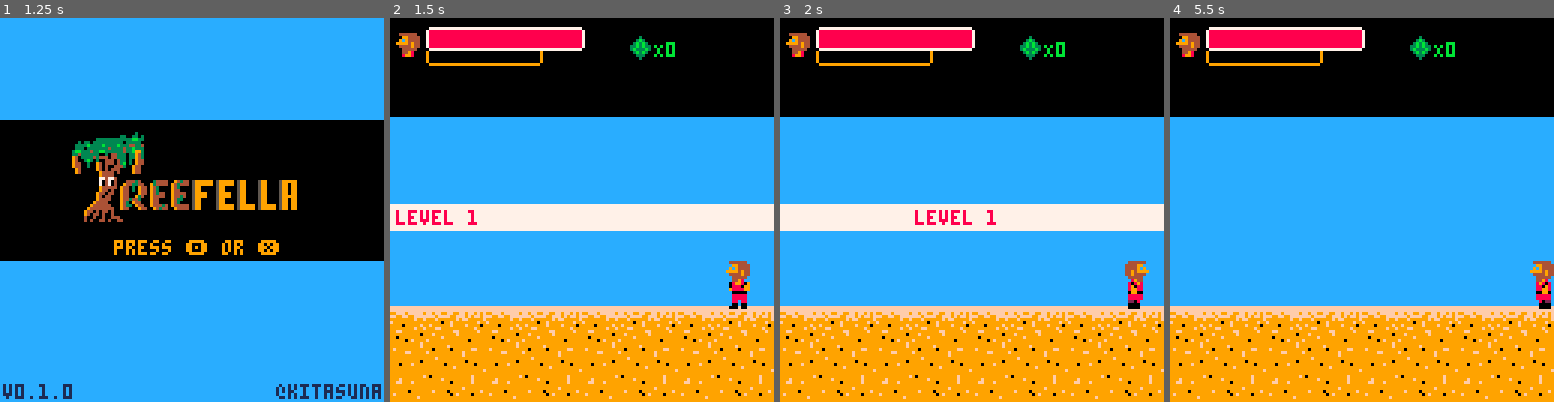
Above: before the commit, frames 1-4 (left to right).
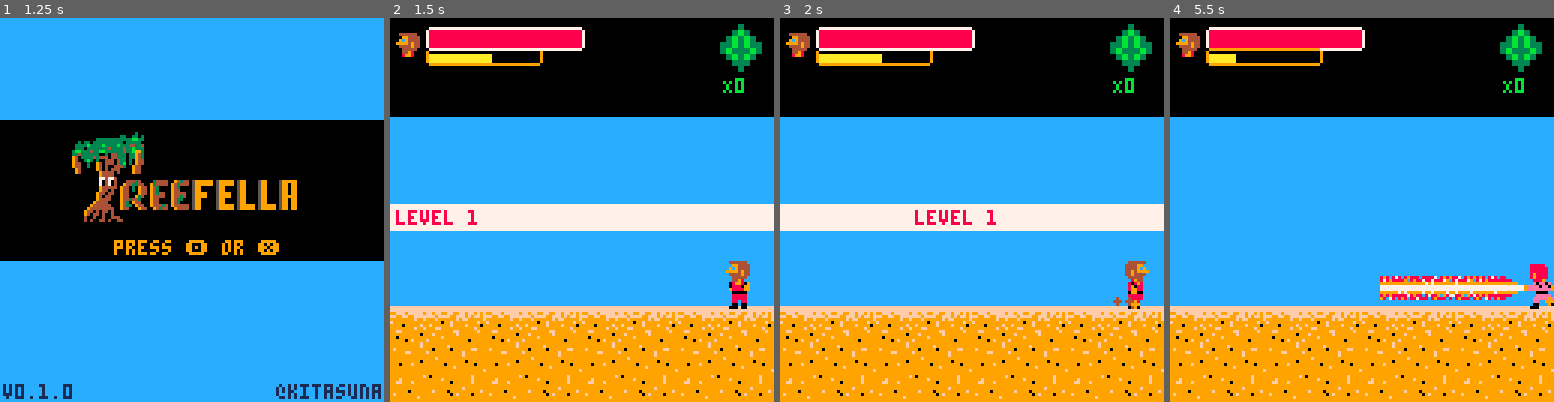
Above: after the commit, the same moments.

Repository: radicalslice/kfu-01
Game: PICO-8 cartridge main.p8
Same seed, same stepped clock (60 frames per second), same inputs: the game is played once before the commit and once after it.
Inputs:
- Up to frame 1 (1.25 s): tap X (X key) at 0.33, 1.07 s; tap O (Z key) at 0.7 s
- Up to frame 2 (1.5 s): no input
- Up to frame 3 (2 s): hold Right from 1.6 s (still down); tap O (Z key) at 1.7 s; tap X (X key) at 1.85 s
- Up to frame 4 (5.5 s): release Right at 2.1 s; tap O (Z key) every 0.4 s from 2.1 to 5.3 s; hold Up 2.15-2.42 s; hold Right 2.47-3.03 s; tap X (X key) at 2.97, 4.08, 5.2 s; hold Left 3.08-3.58 s; hold Down 3.63-3.97 s; hold Right 4.02-4.68 s; hold Up 4.73-5.03 s; hold Left from 5.08 s (still down)

Frame 1 is identical in both runs. In frame 2, 1.6% of the frame differs, in the area x 10-97%, y 1-20%; in frame 3, 1.7%; in frame 4, 4.3%, in the area x 10-100%, y 1-76%.

Commit message:
Add level 3

Diff:
--- a/baddie.lua
+++ b/baddie.lua
@@ -5,6 +5,11 @@
   apple = {114,115,116},
   boss = {79,79,95,111,127,104}
 }
+
+boss_healths = {2,3,5}
+boss_state_ttl = {1, 0.5, 0.3}
+boss_throw_thresh = {0.95, 0.5, 0.3}
+baddie_speed = {1.4, 1.4, 2}
 bmgr = {
   baddies = {},
   bits = {},
@@ -23,7 +28,8 @@
       y,
       (direction == 0 and 8 or -8) + (rnd(2) - 1),
       -3 + (rnd(2) - 1),
-      direction)
+      direction,
+      typ)
       )
     end)
   end,
@@ -90,13 +96,8 @@
     return count
   end,
 
-  -- return number of colliding baddies
   player_boss_collision = function(bm,playerbb,x_offset)
-    if bm.boss == nil then
-      return false
-    end
-
-    if bm.boss.state == "dead" then
+    if bm.boss:can_collide() != true then
       return false
     end
 
@@ -107,11 +108,7 @@
     return false
   end,
   player_boss_buffer_collision = function(bm,playerbb,x_offset)
-    if bm.boss == nil then
-      return false
-    end
-
-    if bm.boss.state == "dead" then
+    if bm.boss:can_collide() != true then
       return false
     end
 
@@ -120,12 +117,7 @@
       local should_back_up = rnd()
       local dist_to_edge = abs(bm.boss:getDrawX(x_offset) - (bm.boss.direction == 0 and 120 or 0))
       if should_back_up > 0.92 and dist_to_edge >= 16 then
-        bm.boss.state = "walk"
-        bm.boss.state_t = 0.5
-        bm.boss.frames_current = bm.boss.frames.walk
-        bm.boss.frame_index = 1
-        bm.boss.since_last_state = 0
-        bm.boss.vx = (bm.boss.direction == 0) and 1 or -1
+        bm.boss:change_state("walk")
       end
     end
   end,
@@ -157,11 +149,7 @@
   end,
 
   boss_combat_collision = function(bm,atkbb,x_offset)
-    if bm.boss == nil then
-      return false
-    elseif bm.boss.state == "dead" then
-      return false
-    elseif bm.boss.invincible > 0 then
+    if bm.boss:can_collide() != true then
       return false
     end
 
@@ -180,15 +168,11 @@
       if bm.boss.health <= 0 then
         bm.boss.state = "dead"
         sfx(3)
-        foreach(baddie_bits.boss, function(bit)
-          add(bm.bits, new_bit(bit,
+        bm:add_bits(
+            "boss",
             bossbb[1],
             bossbb[2],
-            (bm.boss.direction == 0 and 2 or -2) + (rnd(1) - 1),
-            -3 + (rnd(2) - 1),
-            bm.boss.direction)
-          )
-        end
+            bm.boss.direction
         )
         return true
       end
@@ -214,10 +198,6 @@
     end
     )
   end,
-
-  spawn_boss = function(bmgr, direction, start_x, difficulty)
-    bmgr.boss = new_boss(direction, start_x, difficulty)
-  end,
 }
 
 function new_basic_baddie(direction, height, width, x, y, frames, frame_wait)
@@ -225,7 +205,7 @@
     direction = direction,
     x = x,
     y = y,
-    vx = direction == 0 and -1.4 or 1.4,
+    vx = direction == 0 and -(baddie_speed[level_index]) or baddie_speed[level_index],
     height = height,
     width = width,
     frames_walk = frames,
@@ -277,7 +257,7 @@
 end
 
 function new_flower(direction, start_x)
-  local baddie = new_basic_baddie(direction, 1, 1, start_x, 89, {85,86,87,88},0.05)
+  local baddie = new_basic_baddie(direction, 1, 1, start_x, 89, {85,86,87,88,86},0.0666)
   baddie.type = "flower"
   baddie.getBB = small_bb
   baddie.getFrontBB = small_front_bb
@@ -287,7 +267,7 @@
 function new_projectile(direction, start_x, start_y)
   local proj = new_basic_baddie(direction, 1, 1, start_x, start_y, {97,98,99,100},0.05)
   proj.type = "apple"
-  proj.vx = direction == 0 and -1.8 or 1.8
+  proj.vx = direction == 0 and -baddie_speed[level_index] or baddie_speed[level_index]
   proj.update = basic_baddie_update
   proj.draw = basic_baddie_draw
   proj.getBB = function(p)
@@ -296,16 +276,16 @@
   return proj
 end
 
-function new_boss(direction, start_x, difficulty)
+function new_boss(direction, start_x)
   local boss = {
     direction = direction,
     x = start_x,
     vx = direction == 0 and -1.4 or 1.4,
     y = 81,
-    max_health = difficulty == 1 and 3 or 5,
-    health = difficulty == 1 and 3 or 5,
-    throw_threshold = difficulty == 1 and 0.95 or 0.5,
-    state_t = difficulty == 1 and 1 or 0.5,
+    max_health = boss_healths[level_index],
+    health = boss_healths[level_index],
+    throw_threshold = boss_throw_thresh[level_index],
+    state_t = boss_state_ttl[level_index],
     state = "wait",
     since_last_state = 0,
     invincible = 0,
@@ -321,6 +301,13 @@
     frame_wait = 0.1,
     since_last_frame = 0,
     frames_current = nil,
+    can_collide = function(b)
+      if b.state == "dead"
+        or b.invincible > 0 then
+        return false
+      end
+      return true
+    end,
     update = function(b,dt,x_offset)
 
       if b.invincible > 0 then
@@ -330,21 +317,7 @@
       end
 
       b.since_last_state += dt
-      if b.state == "walk" then
-        b:update_walk(dt)
-      elseif b.state == "wait" then
-        b:update_wait(dt)
-      elseif b.state == "upantic" then
-        b:update_upantic(dt, x_offset)
-      elseif b.state == "upthrow" then
-        b:update_upthrow(dt)
-      elseif b.state == "downantic" then
-        b:update_downantic(dt, x_offset)
-      elseif b.state == "downthrow" then
-        b:update_downthrow(dt)
-      elseif b.state == "dead" then
-        return
-      end
+      boss_state_funcs[b.state](b, dt, x_offset)
 
       -- do frame updates
       b.since_last_frame += dt
@@ -357,18 +330,25 @@
       end
     end,
     draw = function(b, x_offset)
+      palt(0, false)
+      palt(15, true)
       if b.state == "dead" then
         return
       end
 
       if b.invincible > 0 and flr(b.invincible * 100) % 2 > 0 then
         return
+      end
+      if is_last_level() then
+        tree_pal_swap()
+        apple_pal_swap()
       end
       local face_left = b.direction == 0
       spr(b.frames_current[b.frame_index],b:getDrawX(x_offset),b.y,2,2,(face_left and true or false),false)
       -- draw bounding box
       -- local x0, y0, x1, y1 = b:getBB(x_offset)
       -- rect(x0, y0, x1, y1,13)
+      pal()
     end,
     getDrawX = function(b, x_offset)
       if b.direction == 1 then
@@ -380,56 +360,12 @@
     getBB = function(b, x_offset)
         return { b:getDrawX(x_offset),b.y,b:getDrawX(x_offset)+16,b.y+16 }
     end,
-    update_wait = function(b, dt)
-      if b.since_last_state > b.state_t then
-        local chance_to_throw = rnd()
-        if chance_to_throw > b.throw_threshold then
-          local up_or_down = rnd()
-          if up_or_down > 0.5 then
-            b:change_state("upantic")
-            -- b.frames_current = b.frames_upantic
-          else
-            b:change_state("downantic")
-            -- b.frames_current = b.frames_downantic
-          end
-        end
-      end
-    end,
-    change_state = function(b, s)
+    change_state = function(b, s, st)
       b.state = s
       b.since_last_state = 0
+      state_t = boss_state_ttl[level_index]
       b.frames_current = b.frames[s]
-      -- b.state_ttl = p.timings[s]
       b.frame_index = 1
-    end,
-    update_upantic = function(b, dt, x_antic)
-      if b.since_last_state > b.state_t then
-        add(bmgr.projectiles, new_projectile(b.direction, b:getDrawX(x_antic), 82))
-        b:change_state("upthrow")
-      end
-    end,
-    update_upthrow = function(b, dt)
-      if b.since_last_state > 1 then
-        b:change_state("wait")
-      end
-    end,
-    update_downantic = function(b, dt, x_offset)
-      if b.since_last_state > b.state_t then
-        add(bmgr.projectiles, new_projectile(b.direction, b:getDrawX(x_offset), 88))
-        b:change_state("downthrow")
-      end
-    end,
-    update_downthrow = function(b, dt)
-      if b.since_last_state > 1 then
-        b:change_state("wait")
-      end
-    end,
-    update_walk = function(b, dt)
-      b.x += b.vx
-
-      if b.since_last_state > b.state_t then
-        b:change_state("wait")
-      end
     end,
   }
   boss.frames_current = boss.frames["wait"]
@@ -444,13 +380,14 @@
   return baddie
 end
 
-function new_bit(sprnum, x, y, vx, vy, direction)
+function new_bit(sprnum, x, y, vx, vy, direction, typ)
   local bit = {
     x = x,
     y = y,
     vx = vx,
     vy = vy,
     sprnum = sprnum,
+    typ = typ,
     ttl = 1,
     direction = direction,
     update = function(b,dt)
@@ -461,9 +398,23 @@
       b.ttl -= dt
     end,
     draw = function(b, dt)
+      palt(0, false)
+      palt(15, true)
+      if is_last_level() then
+        if b.typ == "tree" then
+          tree_pal_swap()
+        elseif b.typ == "flower" then
+          flower_pal_swap()
+        elseif b.typ == "wisp" then
+          wisp_pal_swap()
+        elseif b.typ == "apple" then
+          apple_pal_swap()
+        end
+      end
       if flr(dt * 100) % 2 > 0 then
         spr(b.sprnum,b.x,b.y,1,1,(b.direction == 1 and true or false),false)
       end
+      pal()
     end
   }
   return bit
@@ -477,6 +428,20 @@
 
     b.x += b.vx - vx
     b.since_last_frame += dt
+
+    if b.type != "apple" and rnd() > 0.7 then
+      local px = b.direction == 0 and b.x + 8 or b.x
+      local py = b.y + 14
+      local pc = {15,4,9}
+      if b.type == "flower" or b.type == "wisp" then
+        py = b.y + 6
+        if b.type == "wisp" then
+          pc = {7,6,5}
+        end
+      end
+
+      add(fx.parts, new_part(px, py, 1, 0.2, pc, 2, 0.8))
+    end
 
     if b.since_last_frame > b.frame_wait then
       b.frame_index += 1
@@ -485,6 +450,26 @@
         b.frame_index = 1
       end
     end
+end
+
+function tree_pal_swap()
+  pal(3,8)
+  pal(11,2)
+  pal(4, 13)
+end
+
+function wisp_pal_swap()
+  pal(7,11)
+  pal(6,3)
+end
+
+function apple_pal_swap()
+  pal(8,11)
+end
+
+function flower_pal_swap()
+  pal(10,12)
+  pal(3,8)
 end
 
 function basic_baddie_draw(b)
@@ -495,6 +480,75 @@
         -- bb = b:getFrontBB()
         -- rect(bb[1], bb[2], bb[3], bb[4],8)
       end
+      palt(0, false)
+      palt(15, true)
   local face_left = b.direction == 0
+  if is_last_level() then
+    if b.type == "tree" then
+      tree_pal_swap()
+    elseif b.type == "flower" then
+      flower_pal_swap()
+    elseif b.type == "wisp" then
+      wisp_pal_swap()
+    elseif b.type == "apple" then
+      apple_pal_swap()
+    end
+  end
+
   spr(b.frames_current[b.frame_index],face_left and b.x or b.x,b.y,b.width,b.height,(face_left and true or false),false)
-end
+  pal()
+end
+
+boss_state_funcs = {
+  wait = function(b, dt)
+    if b.since_last_state > b.state_t then
+      -- chance to throw
+      if rnd() > b.throw_threshold then
+        -- up_or_down
+        if rnd() > 0.5 then
+          b:change_state("upantic")
+        else
+          b:change_state("downantic")
+        end
+      end
+    end
+  end,
+  walk = function(b, dt, x_offset)
+    b.vx = (b.direction == 0) and 1 or -1
+    b.x += b.vx
+
+    -- make dust
+    if rnd() > 0.4 then
+      local px = b.direction == 0 and b:getDrawX(x_offset) + 16 or b:getDrawX(x_offset)
+      add(fx.parts, new_part(px, b.y + 14, 1, 0.2, {15,4,9}, 3, 0.8))
+    end
+    if b:getDrawX(x_offset) < 1 or b:getDrawX(x_offset) > 120 or b.since_last_state > b.state_t then
+      b:change_state("wait")
+    end
+  end,
+  upantic = function(b, dt, x_antic)
+    if b.since_last_state > b.state_t then
+      add(bmgr.projectiles, new_projectile(b.direction, b:getDrawX(x_antic), 82))
+      b:change_state("upthrow")
+    end
+  end,
+  upthrow = function(b, dt)
+    if b.since_last_state > 1 then
+      b:change_state("wait")
+    end
+  end,
+  downantic = function(b, dt, x_offset)
+    if b.since_last_state > b.state_t then
+      add(bmgr.projectiles, new_projectile(b.direction, b:getDrawX(x_offset), 88))
+      b:change_state("downthrow")
+    end
+  end,
+  downthrow = function(b, dt)
+    if b.since_last_state > 1 then
+      b:change_state("wait")
+    end
+  end,
+  dead = function(b, dt)
+    return
+  end,
+}
--- a/fleas.lua
+++ b/fleas.lua
@@ -1,6 +1,6 @@
 PART_MAX_G = 5
 GRAV = 0
-  function new_part(x, y, colors, start_size, ttl)
+  function new_part(x, y, vx, vy, colors, start_size, ttl)
     local newP = {
       colors = colors,
       x = x,
@@ -10,8 +10,8 @@
       size = start_size,
       max_size = start_size,
     }
-    newP.vel_x = sin(rnd()) * 5
-    newP.vel_y = cos(rnd()) * 5
+    newP.vel_x = sin(rnd()) * vx
+    newP.vel_y = cos(rnd()) * vy
 
     newP.draw = function(p)
         -- {5,6,8,9,14,14}
--- a/level.lua
+++ b/level.lua
@@ -1,14 +1,20 @@
 levels = {
   {
     direction = 0,
-    --batches = "300:1w:1;250:3w:0;240:1f:1;200:1t:1;195:1t:0;130:2t:1;125:2t:0",
-    batches = "300:3t:1;250:1t:0;240:2t:1;200:1t:1;195:1t:0;130:2t:1;125:2t:0",
+    batches = "310:1t:1;270:1t:0;230:2t:1;180:2t:0;140:1t:1;130:1t:0;90:3t:1",
     boss = 70,
   },
   {
     direction = 1,
-    batches = "40:1f:0;80:1t1f:0;115:1f:1;125:1f:0;160:1w:0;200:1t1w:1;210:1f:0;240:1t1f1w:1;265:1f1w1f1w:0",
+    -- batches = "40:1f:0;80:1t1f:0;115:1f:1;125:1f:0;160:1w:0;200:1t1w:1;210:1f:0;240:1t1f1w:1;265:1f1w1f1w:0",
+    batches = "40:1f:0;80:1t1f:0;115:1f:1;125:1f:0;160:1w:0;200:1t1f:1;210:1f:0;240:1t1f1w:1;290:1f1w:0",
     boss = map_extent - 80
+  },
+  {
+    direction = 0,
+    -- batches = "40:1f:0;80:1t1f:0;115:1f:1;125:1f:0;160:1w:0;200:1t1w:1;210:1f:0;240:1t1f1w:1;265:1f1w1f1w:0",
+    batches = "300:3t:1;250:2t1f:0;200:1f:0;200:1t:1;160:1w1f1t:0;110:1f1w1f1w:1;70:3t:0",
+    boss = 70
   },
 }
 
@@ -59,18 +65,16 @@
 end
 
 function is_level_end(x, level_direction)
-  if level_direction == 0 and x < 8 then
-    return true
-  elseif level_direction == 1 and x > map_extent - 16 then
+  if (level_direction == 0 and x < 8)
+    or (level_direction == 1 and x > map_extent - 16) then
     return true
   end
   return false
 end
 
 function should_spawn_batch(x, batch_x, level_direction)
-  if level_direction == 0 and x < batch_x then
-    return true
-  elseif level_direction == 1 and x > batch_x then
+  if (level_direction == 0 and x < batch_x) or
+     (level_direction == 1 and x > batch_x) then
     return true
   end
   return false
--- a/main.p8
+++ b/main.p8
@@ -18,9 +18,11 @@
 __draw = nil
 
 timers = {}
+fc = 0
 impact_sprites = {16,32}
 -- for shifting arrows up and down
 arrow_offsets = {0, 1, 2, 2, 1, 0, -1, -2, -2, -1}
+victory_freeze = false
 fx = {
   impacts = {},
   arrows = {},
@@ -43,12 +45,12 @@
   printh("game init")
   last_ts = time()
   last_level_init = time()
-  -- spawn :: Num -> (tree || flower) -> Direction -> Void
-  -- bmgr:spawn({"flower", "flower", "flower"}, 1)
+  fc = 0
   level.batches = parse_batches(levels[level_index].batches)
   level.direction = levels[level_index].direction
   level.boss = levels[level_index].boss
   player:reset(level.direction, FREEZE_NONE)
+  bmgr:reset()
   __update = game_update
   __draw = level_init_draw
   -- allows level marquee to play
@@ -58,16 +60,26 @@
       __draw = game_draw
     end
   })
-  -- music(4)
+  music(4)
 end
 
 function _init()
   printh("cart init")
   last_ts = 0
+  level_index = 1
   __update = title_update
   __draw = title_draw
+  title_message[4] = 0.2
+  player:reset(0, FREEZE_NONE)
+  player.last_score = 0
+  bmgr:reset()
+  fx = {
+    impacts = {},
+    arrows = {},
+    popups = {},
+    parts = {},
+  }
   -- victory_init()
-  player:reset(0, FREEZE_NONE)
 end
 
 function _draw()
@@ -97,6 +109,7 @@
 function game_update()
   local now = time()
   local dt = now - last_ts
+  fc += 1
   handle_timers(timers, dt)
   local bm = btn()
   local bmp = btnp()
@@ -109,7 +122,6 @@
     end
   end)
   foreach(fx.parts, function(part)
-    printh("partdt, main: "..dt)
     part:update(dt)
     if part.ttl <= 0 then
       del(fx.parts, part)
@@ -160,10 +172,12 @@
     end
   end
 
-  local boss_collide = bmgr:player_boss_collision(player:getFrontBB(),player.map_x)
-  player:handle_boss_collision(boss_collide)
-
-  bmgr:player_boss_buffer_collision(player:getFrontBufferBB(),player.map_x)
+  if bmgr.boss != nil then
+    local boss_collide = bmgr:player_boss_collision(player:getFrontBB(),player.map_x)
+    player:handle_boss_collision(boss_collide)
+
+    bmgr:player_boss_buffer_collision(player:getFrontBufferBB(),player.map_x)
+  end
 
   player:handle_hug(current_huggers)
 
@@ -187,7 +201,9 @@
         del(bmgr[tbl], killed)
       end
       end)
-    bmgr:boss_combat_collision(atkbb,player.map_x)
+      if bmgr.boss != nil then
+        bmgr:boss_combat_collision(atkbb,player.map_x)
+      end
   end
 
   foreach(player_projectiles, function(projectile)
@@ -207,17 +223,19 @@
         end
       end
     end)
-    local boss_killed = bmgr:boss_combat_collision({x0,projectile.top_y,x1,projectile.bottom_y},player.map_x)
-    if boss_killed then
-      for i=1,5 do
-        add_leaf_popup(
-          bmgr.boss:getDrawX(player.map_x) - (rnd(32) - 16),
-          bmgr.boss.y - (rnd(8) - 4),
-          0.8 - (rnd(0.2) - 0.1)
-        )
-      end
-      player.score += 5
-    end
+      if bmgr.boss != nil then
+        local boss_killed = bmgr:boss_combat_collision({x0,projectile.top_y,x1,projectile.bottom_y},player.map_x)
+        if boss_killed then
+          for i=1,5 do
+            add_leaf_popup(
+              bmgr.boss:getDrawX(player.map_x) - (rnd(32) - 16),
+              bmgr.boss.y - (rnd(8) - 4),
+              0.8 - (rnd(0.2) - 0.1)
+            )
+          end
+          player.score += 5
+        end
+      end
 
   end)
   -- check if boss has been killed, draw arrow if so
@@ -246,9 +264,9 @@
   -- check if we should spawn boss
   if bmgr.boss == nil and should_spawn_batch(player.map_x, level.boss, level.direction) then
     if level.direction == 0 then
-      bmgr:spawn_boss(1, player.map_x - 40, level_index)
+      bmgr.boss = new_boss(1, player.map_x - 40)
     else
-      bmgr:spawn_boss(0, player.map_x + 40, level_index)
+      bmgr.boss = new_boss(0, player.map_x + 40)
     end
   end
   last_ts = now
@@ -275,7 +293,7 @@
         level.boss = levels[level_index].boss
         player:reset(level.direction, FREEZE_NONE)
         bmgr:reset()
-        -- music(4)
+        music(4)
         fx = {
           impacts = {},
           arrows = {},
@@ -388,7 +406,6 @@
 
 function victory_init()
 
-  -- player:reset(1,FREEZE_NONE)
   player:change_state("walk")
   player.map_x = -4
   player.draw_x = -4
@@ -396,6 +413,7 @@
   player.y = 80
   player.invincible = 0
   music(9)
+  victory_freeze = true
   __update = victory_update
 
   __draw = victory_draw({9,0,12,2})
@@ -406,6 +424,10 @@
   })
   add(timers, {remaining=1.5, callback=function()
       __draw = victory_draw({})
+    end
+  })
+  add(timers, {remaining=5, callback=function()
+      victory_freeze = false
     end
   })
 end
@@ -431,8 +453,14 @@
     palt(15,true)
     spr(228, 55, 48)
     dshad("X"..player.score, 64, 50)
-    local now = time()
-    player:draw(now)
+    player:draw(fc)
+
+    if not victory_freeze then
+      dshad("press "..BUTTON_O.." or "..BUTTON_X.." to restart", 14, 64)
+      if btn(4) or btn(5) then
+        _init()
+      end
+    end
     pal()
   end
 end
@@ -442,6 +470,7 @@
   local now = time()
   local dt = now - last_ts
   last_ts = now
+  fc += 1
   handle_timers(timers, dt)
   if player.draw_x >= 60 then
     player:change_state("victory")
@@ -510,7 +539,8 @@
   local now = time()
 
   palt(0, false)
-  rectfill(0,0,128,128,12)
+  local sky_color = is_last_level() and 1 or 12
+  rectfill(0,0,128,128,sky_color)
   rectfill(0,0,128,32,0)
   if player.map_x > 64 and player.map_x < map_extent - 64 then
     for i=0,1 do
@@ -519,9 +549,12 @@
   else
     map(0,14,0,96,16,16)
   end
+  pal()
+
+  player:draw(fc)
+
+  palt(0, false)
   palt(15, true)
-  player:draw(now)
-
   foreach(player_projectiles, function(projectile)
       local current_x = projectile.head_x
       if projectile.t == "punch" then
@@ -545,9 +578,12 @@
         end
       end
   end)
+  pal()
 
   bmgr:draw(player.map_x, now)
 
+  palt(0, false)
+  palt(15, true)
   spr(0,2,5)
   -- player health draw
   line(13, 3, 63, 3, 7)
@@ -570,8 +606,10 @@
   end
 
   -- score draw
-  spr(228, 80, 6)
-  print("X"..player.score, 88, 8, 11)
+  -- spr(228, 80, 6)
+  local lx, ly = (228 % 16) * 8, (228 \ 16) * 8
+  sspr(lx, ly, 8,8, 110, 2, 16,16)
+  print("X"..player.score, 111, 20, 11)
 
   -- boss health draw
   if bmgr.boss != nil then
@@ -699,6 +737,14 @@
     frame_wait=0.05,
     since_last_frame=0
   })
+end
+
+
+function is_last_level()
+  if level_index >= #levels then
+    return true
+  end
+  return false
 end
 
 __gfx__
--- a/player.lua
+++ b/player.lua
@@ -61,7 +61,7 @@
     p.score = p.last_score
     p.state_ttl = 0
     p.health = 100
-    p.od = 0
+    p.od = 5
     p.mash_count = 0
     p.since_last_frame, p.since_last_state = 0, 0
     p.draw_x = level_direction == 0 and map_extent - 16 or 16
@@ -128,7 +128,7 @@
         __update = timers_only
         p:change_state("victory")
         for j=1,8 do
-          add(fx.parts, new_part(p.draw_x + 4, p.draw_y + 8, {5,6,8,9,14,14}, 5, 0.8))
+          add(fx.parts, new_part(p.draw_x + 4, p.draw_y + 8, 5, 5, {5,6,8,9,14,14}, 5, 0.8))
           sfx(9)
         end
         add(timers, {remaining=0.4, callback=function()
@@ -138,7 +138,7 @@
         })
         add(timers, {remaining=0.1, callback=function()
           for j=1,8 do
-            add(fx.parts, new_part(p.draw_x + 4, p.draw_y + 8, {5,6,8,9,14,14}, 5, 0.8))
+            add(fx.parts, new_part(p.draw_x + 4, p.draw_y + 8, 5, 5,{5,6,8,9,14,14}, 5, 0.8))
           end
         end
         })
@@ -222,16 +222,17 @@
 
     return false
   end,
-  draw = function(p, dt)
+  draw = function(p, fc)
+    palt(0, false)
+    palt(15, true)
     if p.invincible > 0 and flr(p.invincible * 100) % 2 > 0 then
       return
     end
 
-    if p.overdrive_on then
-      if p.od > 1 or (p.od < 1 and ((p.od * 100) % 2 > 0)) then
+    if p.overdrive_on and
+      (p.od > 2 or (p.od < 2 and fc % 2 > 0)) then
         pal(8,14)
         pal(4,8)
-      end
     end
 
     local face_right = p.direction == 1
@@ -245,9 +246,11 @@
 
     -- Draw player's collision box
     local bb = p:getBB()
+    --[[
     foreach({p:getBB(), p:getFrontBB(), p:getFrontBufferBB()}, function(bb)
-      -- rect(bb[1], bb[2], bb[3], bb[4], 11)
+      rect(bb[1], bb[2], bb[3], bb[4], 11)
     end)
+    ]]--
 
     local atkbits = {
       punch = {21, -2, 2, 7}, --spr, x left, x right, y
@@ -276,10 +279,7 @@
       -- rect(bb[0], bb[1], bb[2], bb[3],14)
     end
     ]]--
-    if p.overdrive_on then
-      pal(8,8)
-      pal(4,4)
-    end
+    pal()
   end,
   handle_hug = function(p, current_huggers)
     p.hugged_by_count = current_huggers
@@ -368,6 +368,19 @@
     end
   end,
   walk = function(p, dt, bm)
+    -- make a particle sometimes
+    if rnd() > 0.5 then
+      local px, vx = 0, 1
+
+      if p.draw_x > 63 and p.draw_x < 65 then
+        px = p.direction == 0 and p.draw_x + 8 or p.draw_x
+        vx = 2
+      else
+        px = p.direction == 0 and p.draw_x + 4 or p.draw_x +4
+      end
+    add(fx.parts, new_part(px, p.draw_y + 14, vx, 0.2, {15,4,9}, 2, 0.8))
+    end
+
     if p.map_x < 64 then
       p:set_draw_x(max(0,p.map_x))
     elseif p.map_x > (map_extent - 64) then
